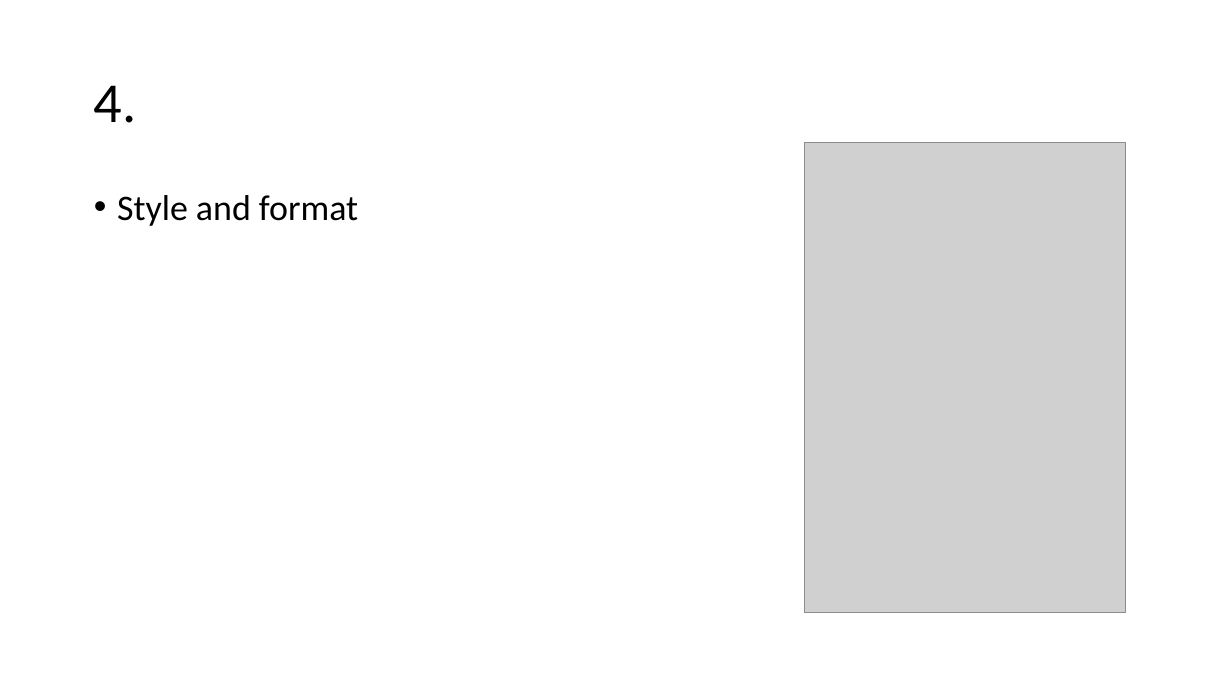
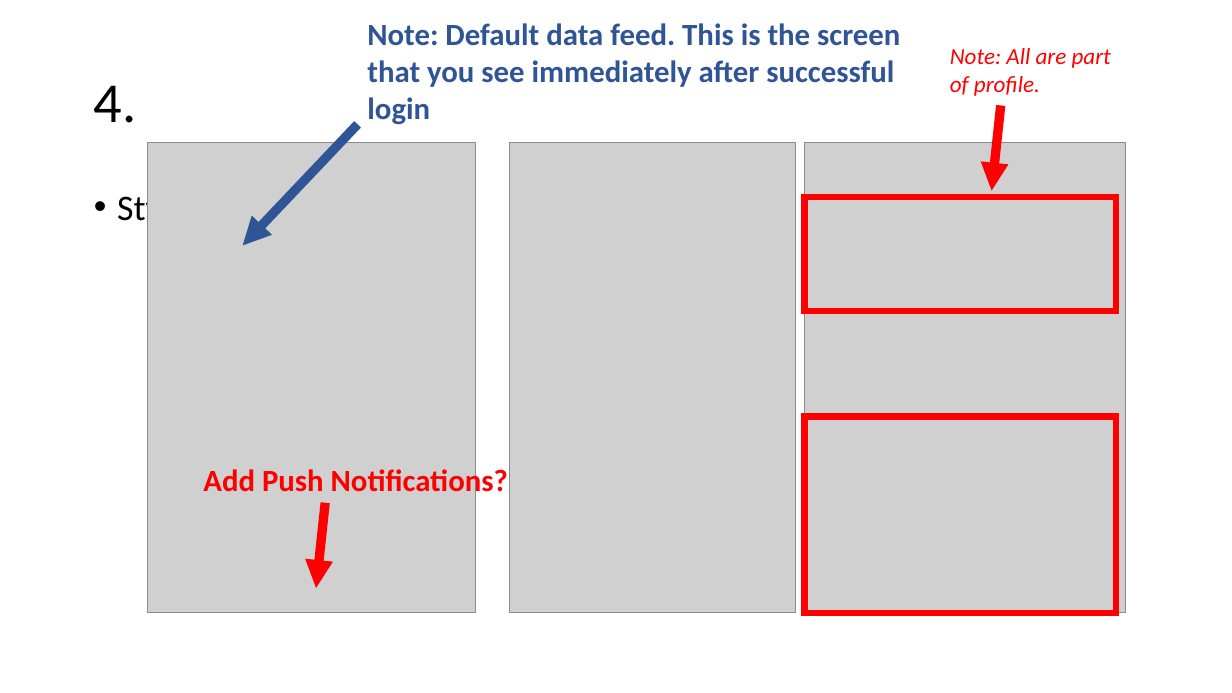
Before and after one commit to Agility360/AWS, a slide deck: slide 8 of frontend/app-design-screens.pptx (slide 7 before the commit). Drawn at 1232x693 pixels with LibreOffice and Linux fonts; fonts in the diff are those of the drawing; grey boxes stand for pictures. Boxes give left, top, right and bottom in pixels: in the first picture for what was removed or moved away, otherwise in the second. Text is boxed around its words. In the diff, an @@ line names an element or a change of style, - is before the commit and + after.

```diff
--- a/frontend/app-design-screens.pptx
+++ b/frontend/app-design-screens.pptx
@@ text added at <box>367,23,900,125</box>, 24 pt, text #2F5597, bold @@
+Note: Default data feed. This is the screen that you see immediately after successful login
@@ text added at <box>950,48,1111,96</box>, 18 pt, text #FF0000, italic @@
+Note: All are part of profile.
@@ arrow added from (1001, 105) to (992, 190), #FF0000 7.25 pt @@
@@ picture added at <box>147,142,475,613</box> @@
@@ arrow added from (358, 125) to (243, 246), #2F5597 7.25 pt @@
@@ picture added at <box>509,142,796,613</box> @@
@@ rectangle added at <box>805,197,1116,311</box>, outline #FF0000 5 pt @@
@@ rectangle added at <box>805,417,1116,614</box>, outline #FF0000 5 pt @@
@@ text added at <box>203,465,508,499</box>, 24 pt, text #FF0000, bold @@
+Add Push Notifications?
@@ arrow added from (325, 503) to (316, 588), #FF0000 7.25 pt @@
```
Also in this commit, not shown: 5 other slides changed, 1 slide added, 1 other file.
